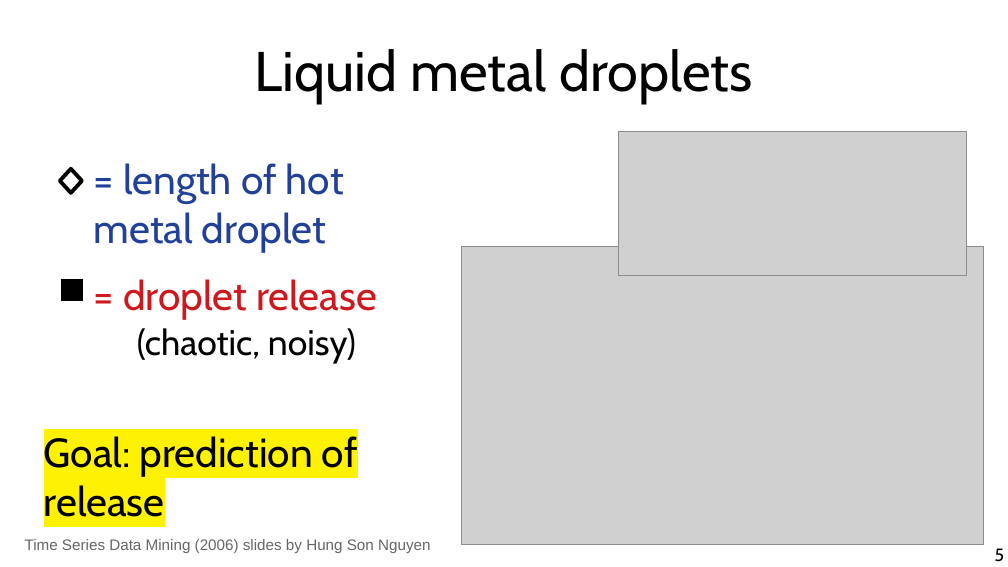
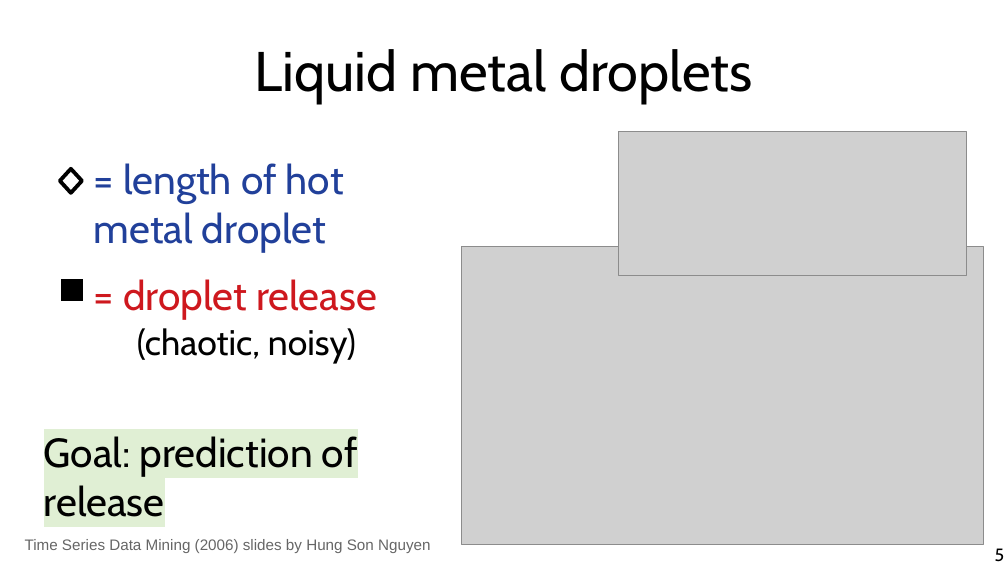
Before and after one commit to chatox/data-mining-course, a slide deck: slide 5 of theory/tt27_time_series.odp. Drawn at 1008x567 pixels with LibreOffice and Linux fonts; fonts in the diff are those of the drawing; grey boxes stand for pictures. Boxes give left, top, right and bottom in pixels: in the first picture for what was removed or moved away, otherwise in the second. Text is boxed around its words. In the diff, an @@ line names an element or a change of style, - is before the commit and + after.

```diff
--- a/theory/tt27_time_series.odp
+++ b/theory/tt27_time_series.odp
@@ text "Goal: prediction of release" at <box>44,436,358,517</box>: highlight #FFF200 to #E0EFD4 @@
```
Also in this commit, not shown: 2 other slides changed, 3 other files.
